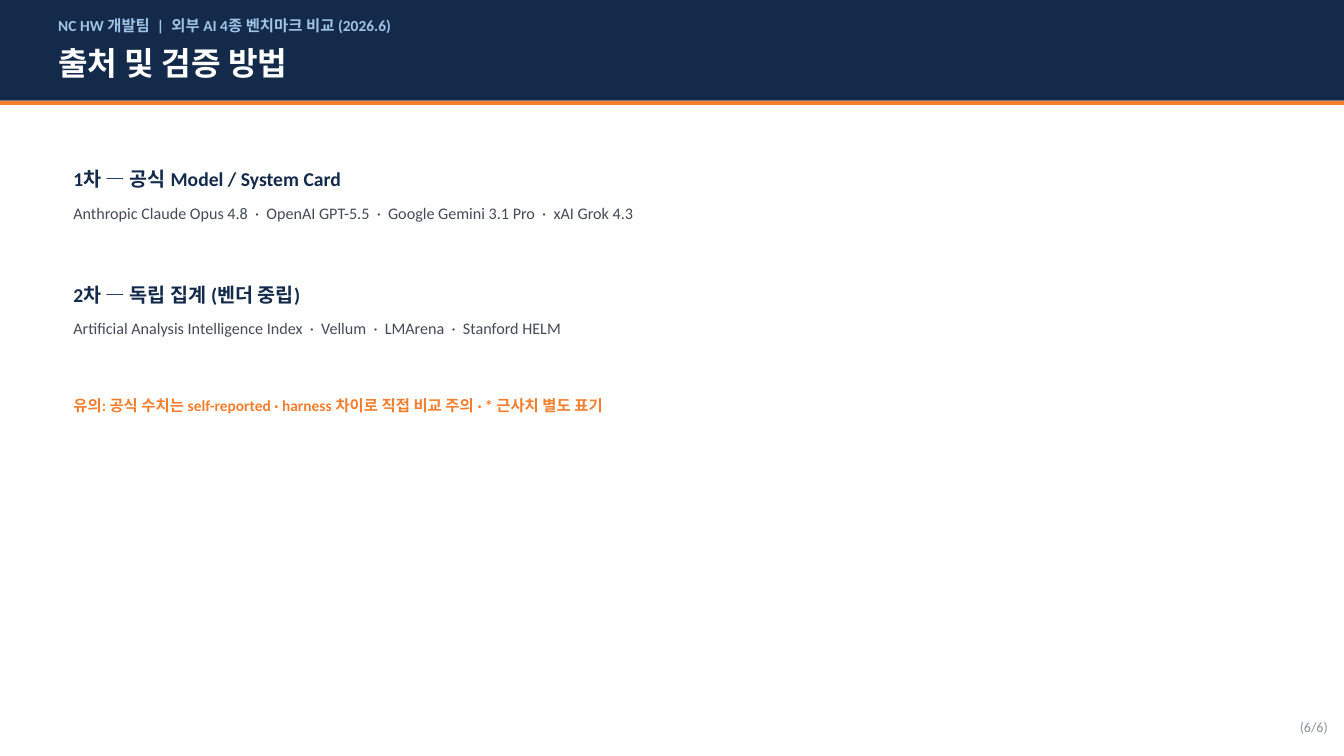
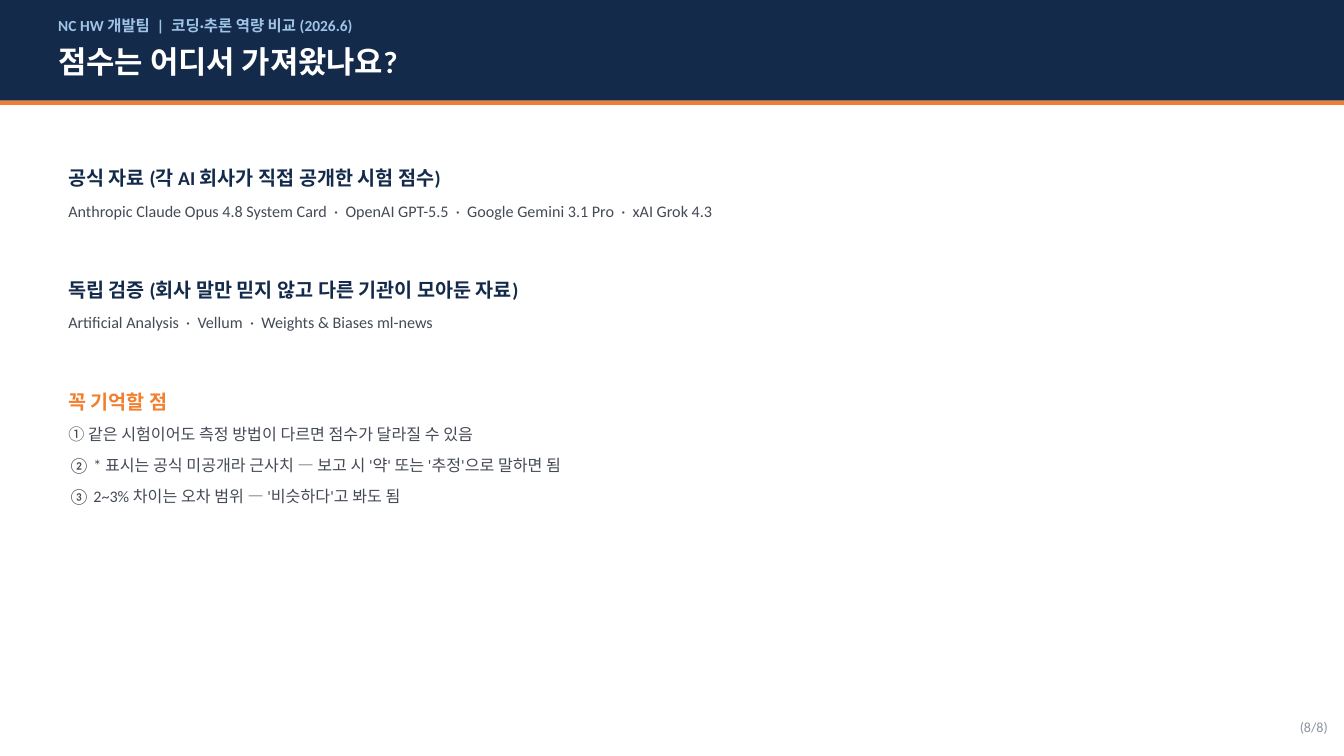
Before and after one commit to whaleonbush/poc, a slide deck: slide 8 of 외부AI_4종_벤치마크_비교.pptx (slide 6 before the commit). Drawn at 1344x756 pixels with LibreOffice and Linux fonts; fonts in the diff are those of the drawing. Boxes give left, top, right and bottom in pixels: in the first picture for what was removed or moved away, otherwise in the second. Text is boxed around its words. In the diff, an @@ line names an element or a change of style, - is before the commit and + after.

```diff
--- a/외부AI_4종_벤치마크_비교.pptx
+++ b/외부AI_4종_벤치마크_비교.pptx
@@ text at (58, 18, 353, 33): text changed @@
-NC HW 개발팀 | 외부 AI 4종 벤치마크 비교 (2026.6)
+NC HW 개발팀 | 코딩·추론 역량 비교 (2026.6)
@@ text at (58, 47, 398, 76): text changed; size 23 to 22 pt @@
-출처 및 검증 방법
+점수는 어디서 가져왔나요?
@@ text at (68, 168, 712, 505): text changed @@
-1차 — 공식 Model / System Card
-Anthropic Claude Opus 4.8 · OpenAI GPT-5.5 · Google Gemini 3.1 Pro · xAI Grok 4.3
-2차 — 독립 집계 (벤더 중립)
-Artificial Analysis Intelligence Index · Vellum · LMArena · Stanford HELM
-유의: 공식 수치는 self-reported · harness 차이로 직접 비교 주의 · * 근사치 별도 표기
+공식 자료 (각 AI 회사가 직접 공개한 시험 점수)
+Anthropic Claude Opus 4.8 System Card · OpenAI GPT-5.5 · Google Gemini 3.1 Pro · xAI Grok 4.3
+독립 검증 (회사 말만 믿지 않고 다른 기관이 모아둔 자료)
+Artificial Analysis · Vellum · Weights & Biases ml-news
+꼭 기억할 점
+① 같은 시험이어도 측정 방법이 다르면 점수가 달라질 수 있음
+② * 표시는 공식 미공개라 근사치 — 보고 시 '약' 또는 '추정'으로 말하면 됨
+③ 2~3% 차이는 오차 범위 — '비슷하다'고 봐도 됨
@@ text at (1300, 722, 1328, 734): text changed @@
-(6/6)
+(8/8)
```
Also in this commit, not shown: 7 slides added, 5 slides removed, 1 other file.
